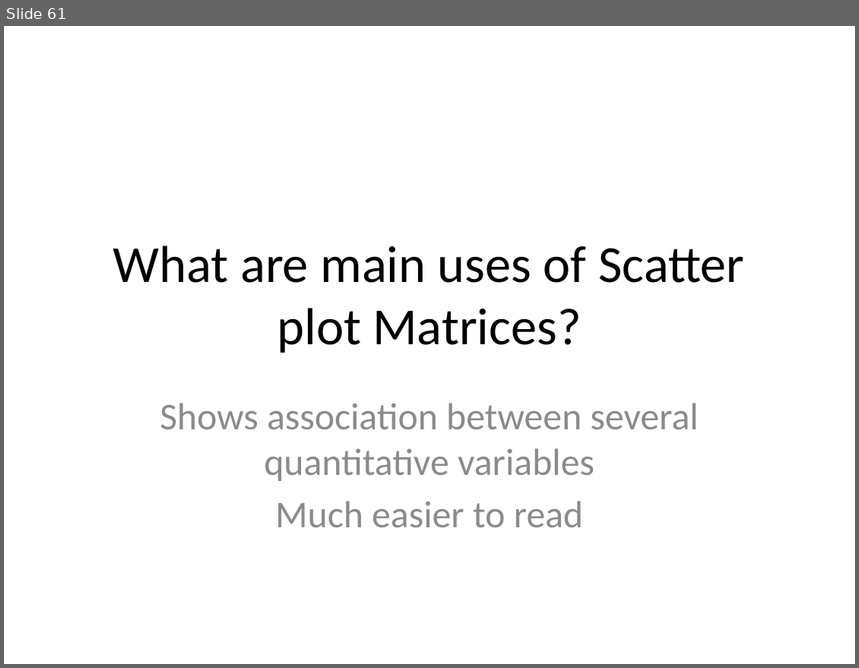
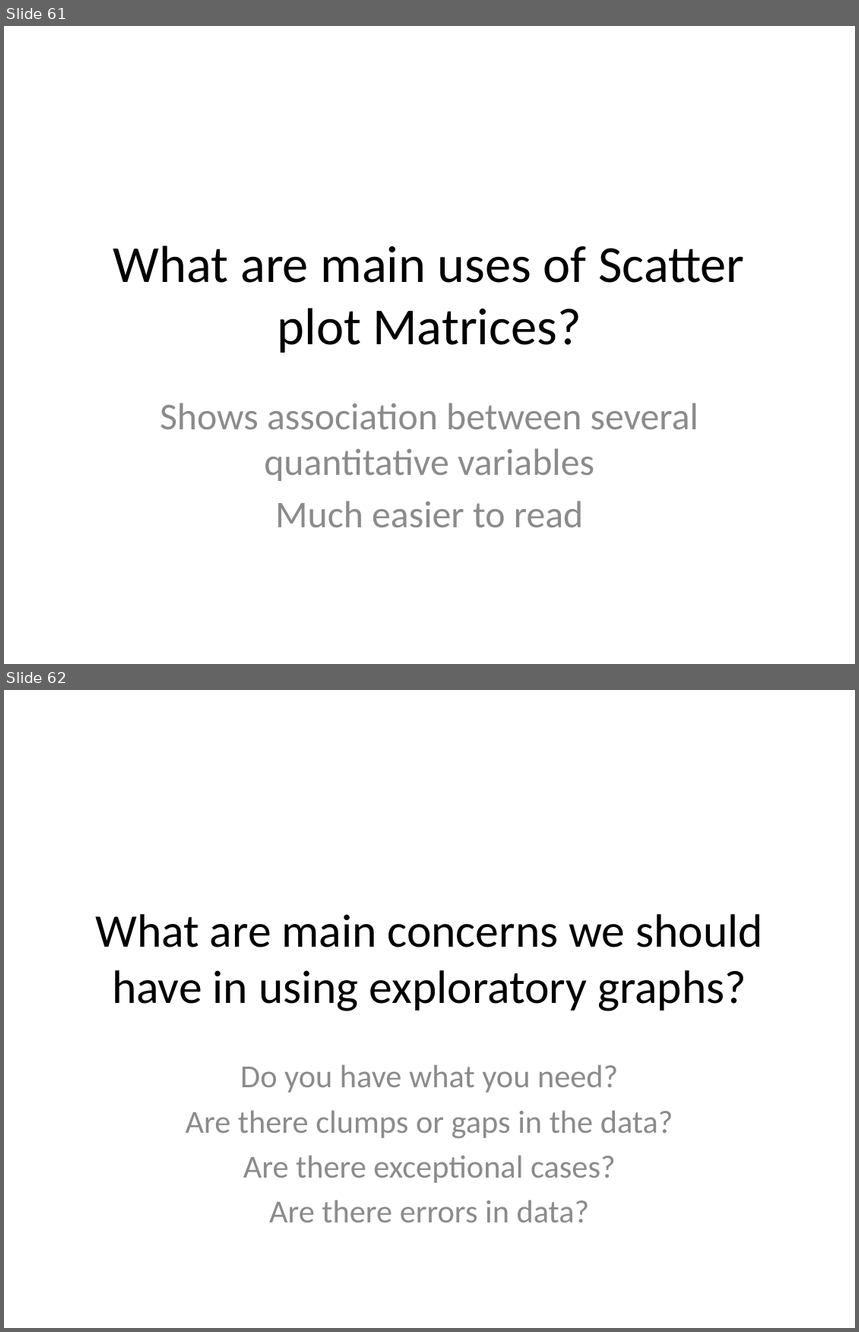
Before and after one commit to githubsebkun/Software-Interview-Questions, a slide deck: Data science.pptx. Shown one above the other, each under a label of ours: slide 61 before the commit, slides 61 and 62 after it. The pictures are 859x668 and 859x1332 pixels, drawn with LibreOffice and Linux fonts; fonts in the diff are those of the drawing. Boxes give left, top, right and bottom in pixels: in the first picture for what was removed or moved away, otherwise in the second. Text is boxed around its words. In the diff, an @@ line names an element or a change of style, - is before the commit and + after.

```diff
--- a/Data science.pptx
+++ b/Data science.pptx
@@ slide 62 added at <box>4,690,855,1328</box>, background #FFFFFF @@
@@ title added at <box>95,914,763,1011</box>, 39.6 pt, text #000000 @@
+What are main concerns we should have in using exploratory graphs?
@@ subtitle added at <box>186,1065,674,1223</box>, 27.2 pt, text #8C8C8C @@
+Do you have what you need?
+Are there clumps or gaps in the data?
+Are there exceptional cases?
+Are there errors in data?
```
Also in this commit, not shown: 1 slide changed, 16 other slides added, 8 other files.
